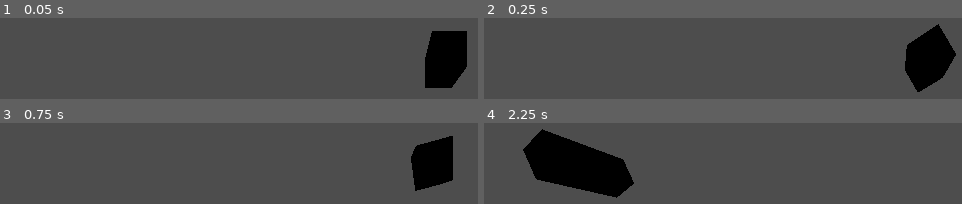
Above: before the commit, frames 1-4 (two rows, left to right).
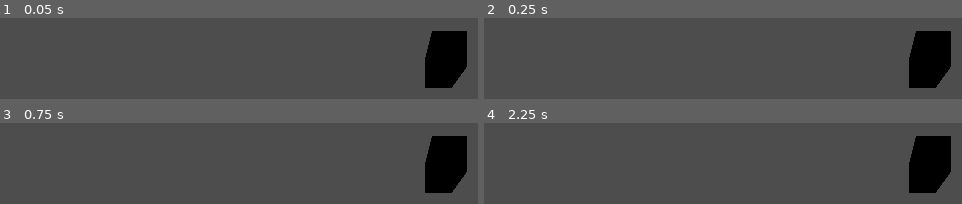
Above: after the commit, the same moments.

Repository: el-ratto-org/goblins-vs-gadgets
Game: Godot game, scene res://level/enemy_test/test.tscn
The game is run twice, just before and just after one commit, with the same random seed, the same clock (stepped at 60 frames per second) and the same inputs.
Inputs:
- Up to frame 1 (0.05 s): no input
- Up to frame 2 (0.25 s): no input
- Up to frame 3 (0.75 s): no input
- Up to frame 4 (2.25 s): no input

Frame 1 is identical in both runs. In frame 2, 1.2% of the frame differs, in the area x 88-99%, y 7-92%; in frame 3, 3.9%; in frame 4, 17%, in the area x 8-98%, y 7-93%.

Commit message:
veloctity fixed + impulses

Diff:
--- a/enemies/move_component.gd
+++ b/enemies/move_component.gd
@@ -4,6 +4,7 @@
 @export var target : RigidBody3D
 
 @onready var forward_dir : Vector3 = Vector3.ZERO
+@onready var inpulses : Vector3 = Vector3.ZERO
 @onready var current_speed_modifier = 1
 
 func _ready() -> void:
@@ -24,5 +25,12 @@
 
 func get_movement_data() -> Dictionary:
 	return {
-		"forward_dir": forward_dir,
+		"forward_dir": forward_dir, # moving vel
+		"impulses": inpulses, # impulse forces ie damage
 	}
+
+
+func _on_health_changed(delta: float) -> void:
+	if delta < 0: # damaged
+		print("impulsing")
+		inpulses.x += delta
--- a/enemies/node_test/enemy.tscn
+++ b/enemies/node_test/enemy.tscn
@@ -16,13 +16,14 @@
 func _physics_process(delta: float) -> void:
 	if movement_controller:
 		var movement_data = movement_controller.get_movement_data()
-		apply_movement(movement_data.forward_dir, delta)
+		apply_movement(movement_data.forward_dir, movement_data.impulses, delta)
 
 # Apply movement force
-func apply_movement(forward_dir: Vector3, delta: float) -> void:
-	if forward_dir != Vector3.ZERO:
-		apply_force(forward_dir, self.global_position)
-
+func apply_movement(forward_dir: Vector3, impulses: Vector3 ,delta: float) -> void:
+	#apply_force(forward_dir, self.global_position)
+	linear_velocity = forward_dir
+	apply_impulse(impulses)
+	print(impulses)
 "
 
 [sub_resource type="BoxMesh" id="BoxMesh_8qc6x"]
@@ -47,5 +48,7 @@
 
 [node name="MoveComponent" type="Node" parent="." node_paths=PackedStringArray("target")]
 script = ExtResource("3_f48tu")
-base_move_speed = 0.106
+base_move_speed = 0.0
 target = NodePath("..")
+
+[connection signal="changed" from="HealthComponent" to="MoveComponent" method="_on_health_changed"]
--- a/health_component.gd
+++ b/health_component.gd
@@ -5,6 +5,10 @@
 
 @export var current: float = 100
 @export var maximum: float = 100
+
+func _process(delta: float) -> void:
+	if Input.is_action_just_pressed("debug"):
+		change_health(-1)
 
 func change_health(delta: float):
 	current += delta
